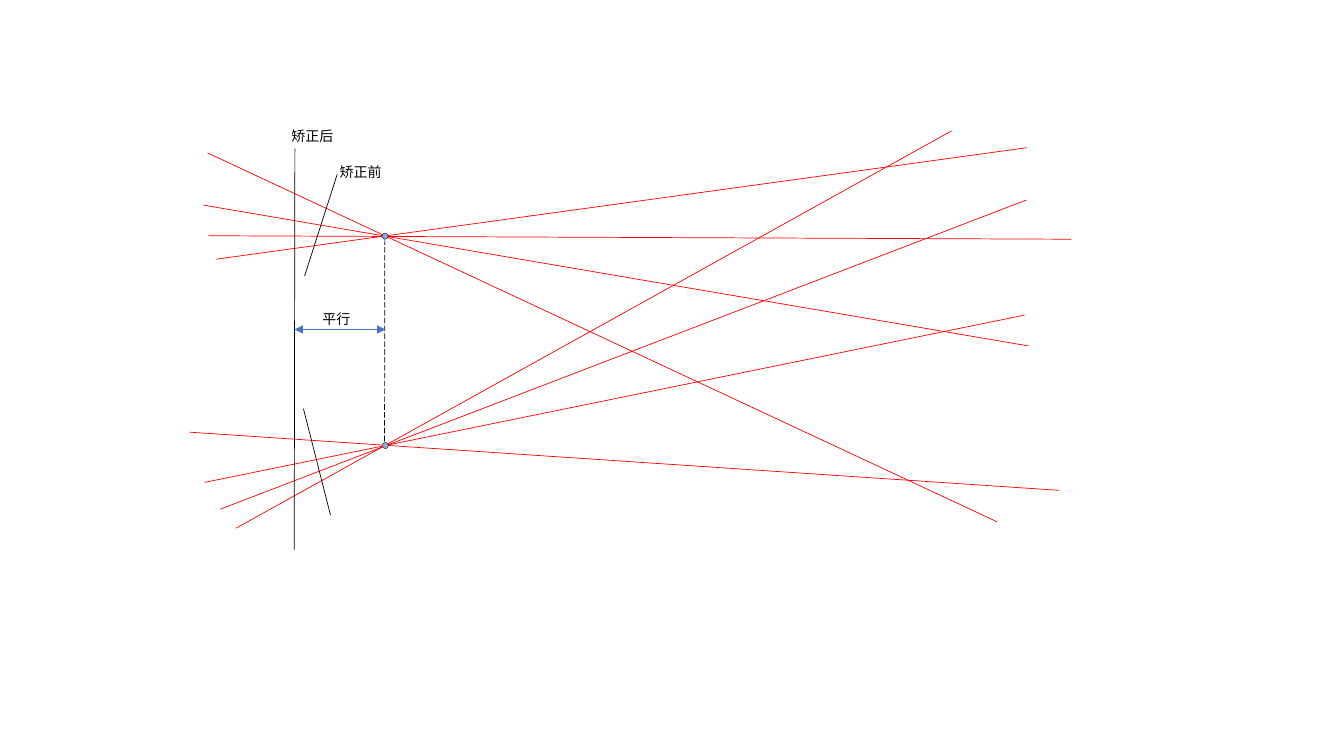
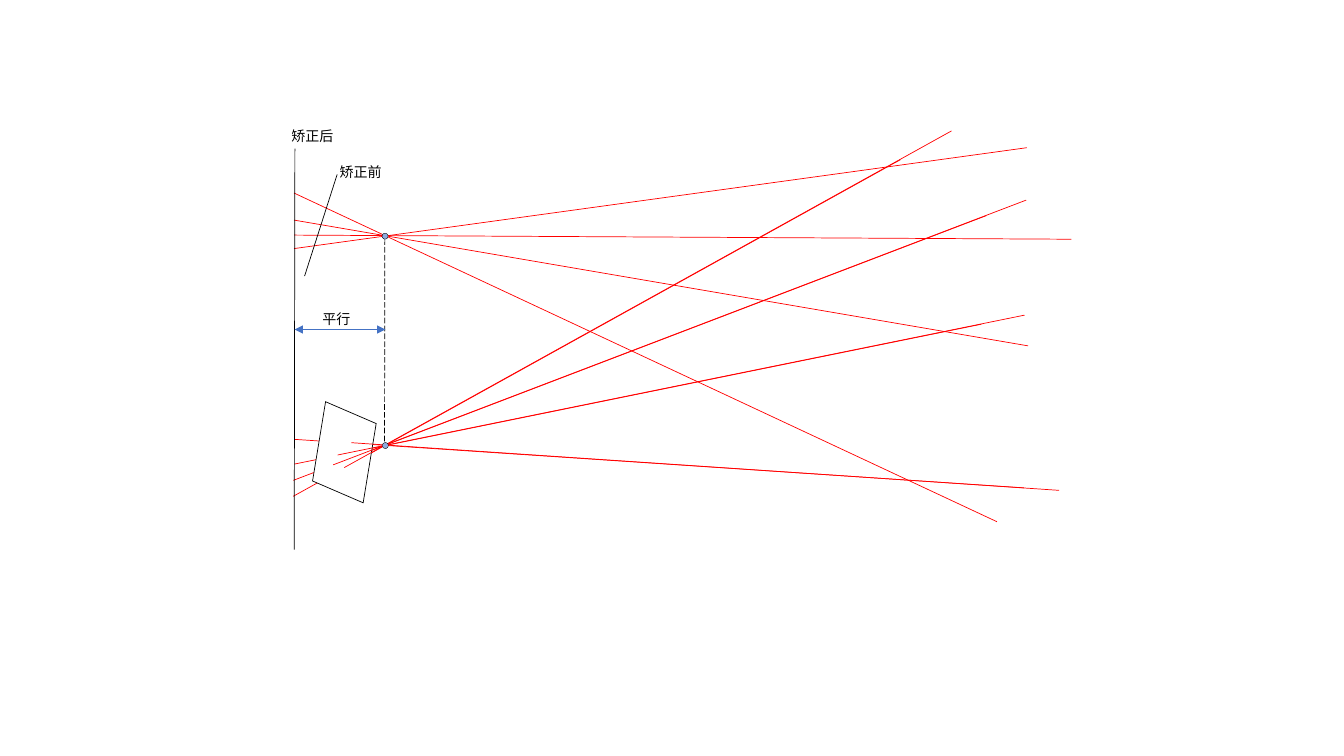
Before and after one commit to yindaheng98/Notebook, a slide deck: slide 4 of 学习笔记/图形学/i/三角测量补充图.pptx. Drawn at 1344x756 pixels with LibreOffice and Linux fonts; fonts in the diff are those of the drawing. Boxes give left, top, right and bottom in pixels: in the first picture for what was removed or moved away, otherwise in the second. Text is boxed around its words. In the diff, an @@ line names an element or a change of style, - is before the commit and + after.

```diff
--- a/学习笔记/图形学/i/三角测量补充图.pptx
+++ b/学习笔记/图形学/i/三角测量补充图.pptx
@@ line moved from (1027, 148) - (216, 259) to (1027, 148) - (294, 249) @@
@@ line moved from (952, 131) - (236, 528) to (952, 131) - (345, 468) @@
@@ line added from (900, 159) to (293, 496), #FF0000 0.5 pt @@
@@ line moved from (997, 522) - (208, 153) to (997, 522) - (294, 194) @@
@@ line moved from (1026, 201) - (221, 509) to (1026, 201) - (334, 465) @@
@@ line added from (987, 216) to (293, 481), #FF0000 0.5 pt @@
@@ line moved from (1072, 239) - (209, 236) to (1072, 239) - (294, 235) @@
@@ line moved from (1028, 346) - (204, 206) to (1028, 346) - (294, 220) @@
@@ line added from (982, 325) to (294, 464), #FF0000 0.5 pt @@
@@ line moved from (1024, 316) - (205, 483) to (1024, 316) - (338, 455) @@
@@ line removed from (303, 408) to (331, 515) @@
@@ parallelogram added at (310,402,378,503), fill #FFFFFF, outline #000000 0.5 pt @@
@@ line added from (1024, 488) to (294, 440), #FF0000 0.5 pt @@
@@ line moved from (1060, 490) - (190, 433) to (1060, 490) - (352, 443) @@
```
Also in this commit, not shown: 3 other files.
